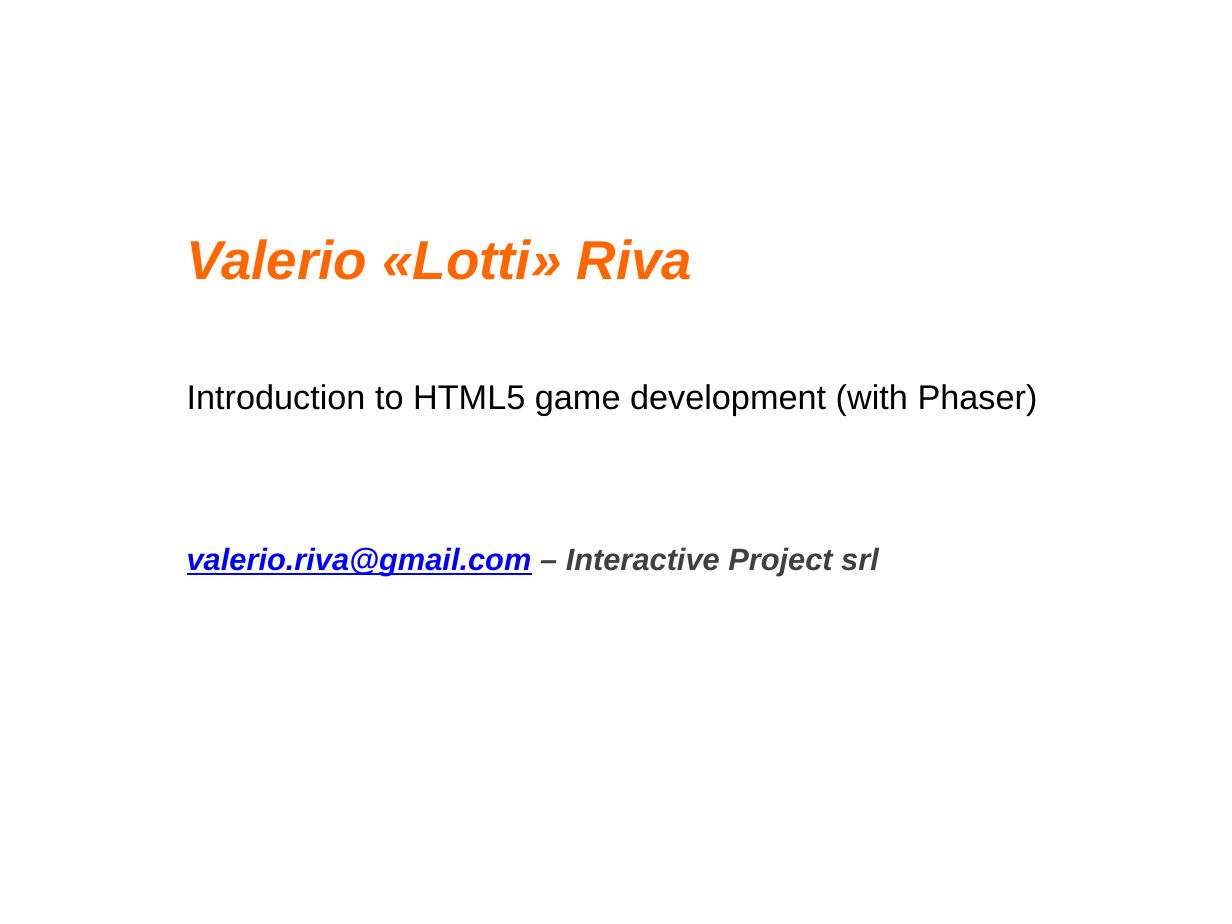
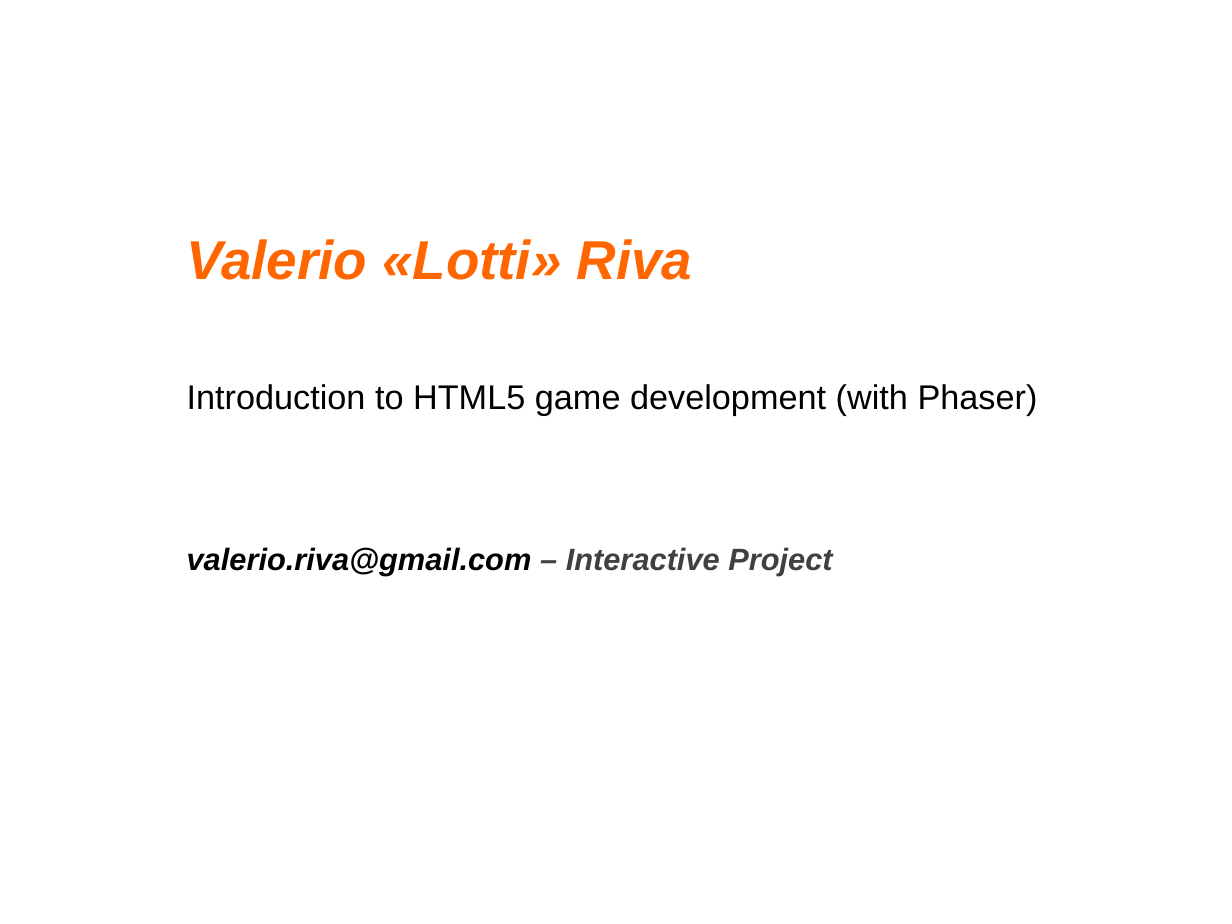
Before and after one commit to Lotti/codemotion2014, a slide deck: slide 1 of codemotion.pptx. Drawn at 1232x924 pixels with LibreOffice and Linux fonts; fonts in the diff are those of the drawing; background and template pictures are left out. Boxes give left, top, right and bottom in pixels: in the first picture for what was removed or moved away, otherwise in the second. Text is boxed around its words. In the diff, an @@ line names an element or a change of style, - is before the commit and + after.

```diff
--- a/codemotion.pptx
+++ b/codemotion.pptx
@@ text at (187,547,832,576): text changed; text colour #0000FF to #000000 @@
-valerio.riva@gmail.com – Interactive Project srl
+valerio.riva@gmail.com – Interactive Project
```
Also in this commit, not shown: 10 other slides changed, 5 slides added, 1 other file.
